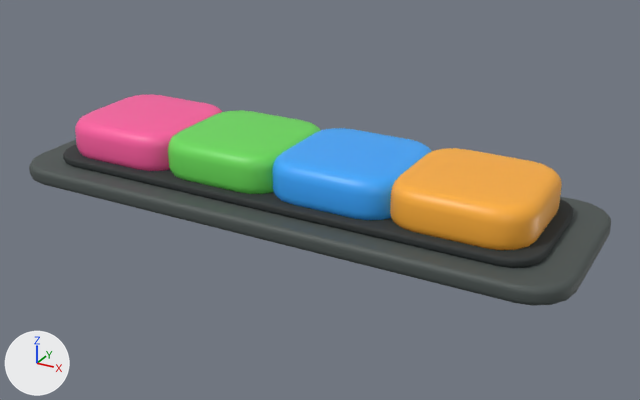
The glTF model cockpit/art/controls/left_keys.glb: old version first, new version second.
Both versions are drawn from a camera (50 mm lens) standing at (0.288, -0.494, 0.246) and looking at (0.017, 0.0, -0.001). The lights are fixed; the arrows at lower left show +X, +Y and +Z. The picture after the commit comes second. Vertices at exactly the same position are counted once.

The first picture shows 'Cap_left_1', 'Cap_left_2', 'Cap_left_3', 'Cap_left_4', 'Housing', 'Well'.
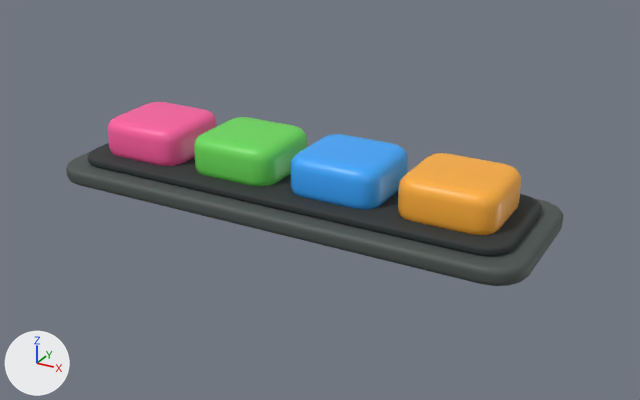
The edits, one by one:
me_cap_left_1 is used by ob_cap_left_1; location (-0.1275, 0.0, 0.04).
me_cap_left_1 had 200 vertices, 396 faces and spanned x -0.047..0.047, y -0.046..0.046, z -0.03..0.0.
me_cap_left_1 now has 200 vertices, 396 faces and spans x -0.033..0.033, y -0.032..0.032, z -0.03..0.0.
me_cap_left_1 part 1: 200 of 200 vertices moved; they spanned x -0.047..0.047, y -0.046..0.046, z -0.03..0.0 and now span x -0.033..0.033, y -0.032..0.032, z -0.03..0.0; mean shift (0.0, 0.0, 0.0).
me_cap_left_2 is used by ob_cap_left_2; location (-0.0425, 0.0, 0.04).
me_cap_left_2 had 200 vertices, 396 faces and spanned x -0.047..0.047, y -0.046..0.046, z -0.03..0.0.
me_cap_left_2 now has 200 vertices, 396 faces and spans x -0.033..0.033, y -0.032..0.032, z -0.03..0.0.
me_cap_left_2 part 2: 200 of 200 vertices moved; they spanned x -0.047..0.047, y -0.046..0.046, z -0.03..0.0 and now span x -0.033..0.033, y -0.032..0.032, z -0.03..0.0; mean shift (0.0, 0.0, 0.0).
me_cap_left_3 is used by ob_cap_left_3; location (0.0425, 0.0, 0.04).
me_cap_left_3 had 200 vertices, 396 faces and spanned x -0.047..0.047, y -0.046..0.046, z -0.03..0.0.
me_cap_left_3 now has 200 vertices, 396 faces and spans x -0.033..0.033, y -0.032..0.032, z -0.03..0.0.
me_cap_left_3 part 3: 200 of 200 vertices moved; they spanned x -0.047..0.047, y -0.046..0.046, z -0.03..0.0 and now span x -0.033..0.033, y -0.032..0.032, z -0.03..0.0; mean shift (0.0, 0.0, 0.0).
me_cap_left_4 is used by ob_cap_left_4; location (0.1275, 0.0, 0.04).
me_cap_left_4 had 200 vertices, 396 faces and spanned x -0.047..0.047, y -0.046..0.046, z -0.03..0.0.
me_cap_left_4 now has 200 vertices, 396 faces and spans x -0.033..0.033, y -0.032..0.032, z -0.03..0.0.
me_cap_left_4 part 4: 200 of 200 vertices moved; they spanned x -0.047..0.047, y -0.046..0.046, z -0.03..0.0 and now span x -0.033..0.033, y -0.032..0.032, z -0.03..0.0; mean shift (0.0, 0.0, 0.0).
me_housing is used by ob_housing; location (0.0, 0.0, -0.004).
me_housing had 200 vertices, 396 faces and spanned x -0.204..0.204, y -0.069..0.069, z 0.0..0.012.
me_housing now has 200 vertices, 396 faces and spans x -0.175..0.175, y -0.058..0.058, z 0.0..0.012.
me_housing part 5: the whole mesh is scaled about its middle by (0.861, 0.837, 1).
me_well is used by ob_well; location (0.0, 0.0, 0.008).
me_well had 200 vertices, 396 faces and spanned x -0.182..0.182, y -0.052..0.052, z 0.0..0.006.
me_well now has 200 vertices, 396 faces and spans x -0.162..0.162, y -0.045..0.045, z 0.0..0.006.
me_well part 6: the whole mesh is scaled about its middle by (0.896, 0.871, 1).
Object 'Cap_left_1' (ob_cap_left_1) moves from (-0.1275, 0.0, 0.04) to (-0.117, 0.0, 0.04).
Object 'Cap_left_2' (ob_cap_left_2) moves from (-0.0425, 0.0, 0.04) to (-0.039, 0.0, 0.04).
Object 'Cap_left_3' (ob_cap_left_3) moves from (0.0425, 0.0, 0.04) to (0.039, 0.0, 0.04).
Object 'Cap_left_4' (ob_cap_left_4) moves from (0.1275, 0.0, 0.04) to (0.117, 0.0, 0.04).

Where the change shows, as pixel boxes [x1, y1, x2, y2] in the pictures (640 x 400 px):
'Housing', rescaled (15% narrower, 19% shorter): before [29, 139, 611, 306]; after [66, 151, 563, 286]
'Well', rescaled (11% narrower, 9% shorter): before [63, 144, 574, 268]; after [87, 143, 542, 256]
'Cap_left_4', reshaped, moved (28% narrower, 19% shorter): before [390, 148, 562, 250]; after [398, 153, 521, 235]
'Cap_left_3', reshaped, moved (27% narrower, 18% shorter): before [272, 128, 432, 220]; after [291, 134, 408, 209]
'Cap_left_2', reshaped, moved (26% narrower, 18% shorter): before [168, 110, 321, 194]; after [194, 117, 307, 186]
'Cap_left_1', reshaped, moved (25% narrower, 17% shorter): before [75, 94, 222, 171]; after [107, 102, 217, 166]
